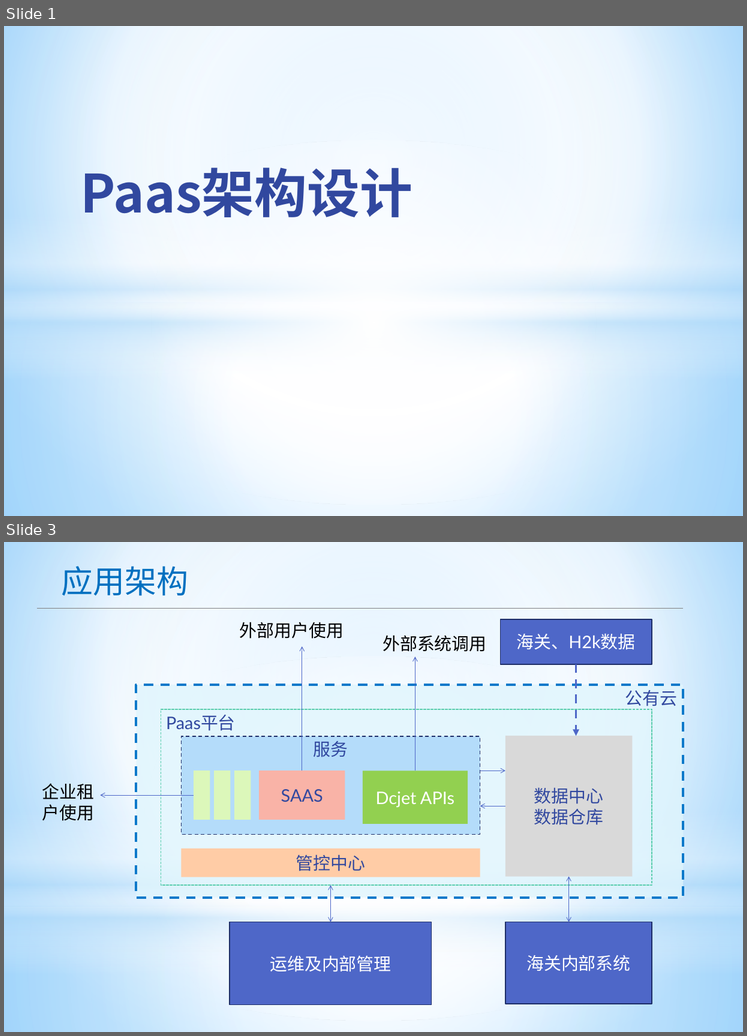
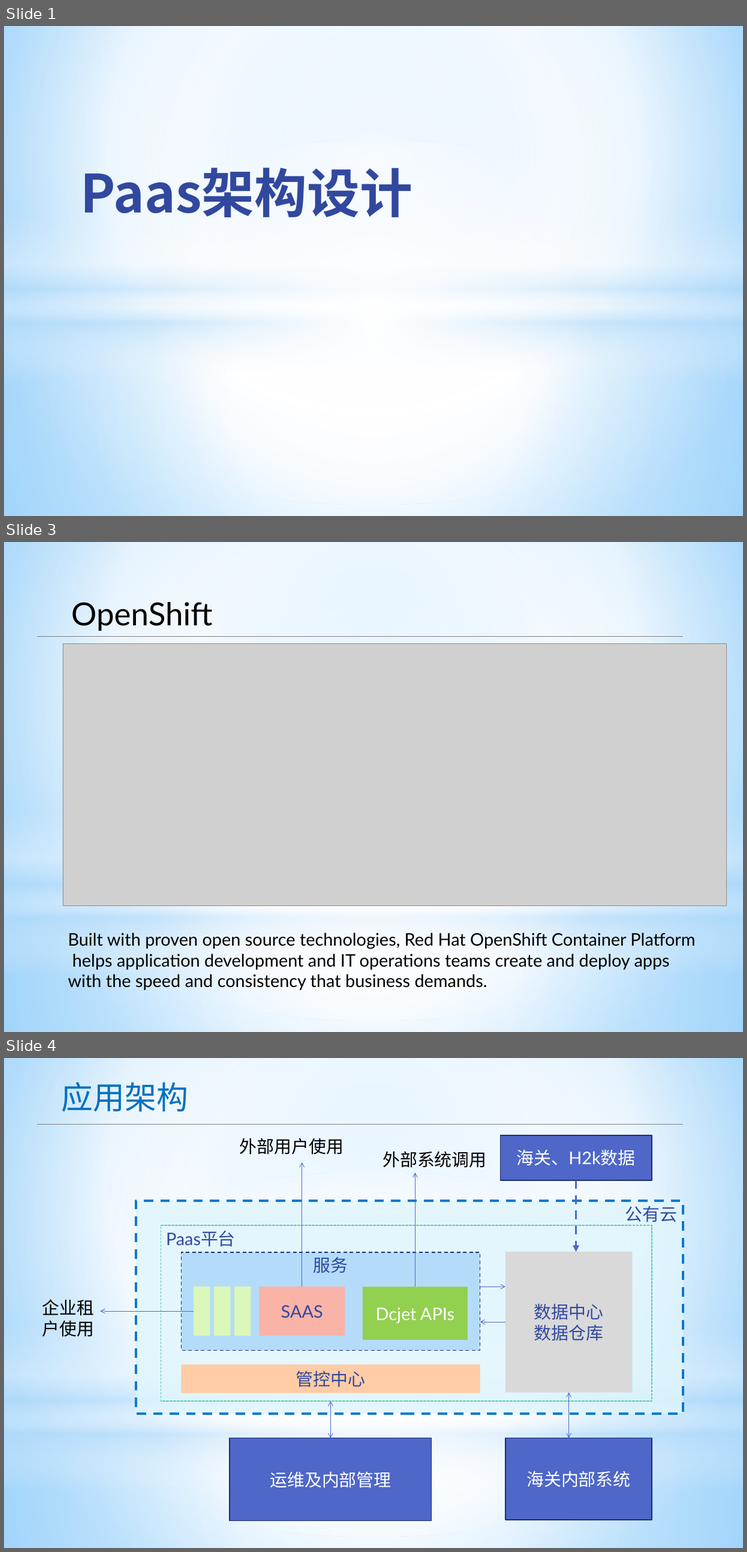
Before and after one commit to apporoad/DesignAndScheme2017, a slide deck: c云服务架构/Saas&Paas架构设计.pptx. Shown one above the other, each under a label of ours: slides 1 and 3 before the commit, slides 1, 3 and 4 after it; the slides between them are not shown. The pictures are 747x1036 and 747x1552 pixels, drawn with LibreOffice and Linux fonts; fonts in the diff are those of the drawing; grey boxes stand for pictures; background and template pictures are left out. Boxes give left, top, right and bottom in pixels: in the first picture for what was removed or moved away, otherwise in the second. Text is boxed around its words. In the diff, an @@ line names an element or a change of style, - is before the commit and + after.

```diff
--- a/c云服务架构/Saas&Paas架构设计.pptx
+++ b/c云服务架构/Saas&Paas架构设计.pptx
@@ slide 3 added at [4, 542, 743, 1032], background gradient #9ED5FF to #FFFFFF to #5BB9FF; not listed: 4 template elements that a slide beside it also shows @@
@@ text added at [71, 602, 212, 631], 44 pt, text #000000 @@
+OpenShift
@@ line added from (37, 636) to (683, 636), #808080 0.75 pt @@
@@ picture added at [63, 644, 726, 906] @@
@@ text added at [68, 933, 695, 990], 24 pt, text #000000 @@
+Built with proven open source technologies, Red Hat OpenShift Container Platform
+helps application development and IT operations teams create and deploy apps
+with the speed and consistency that business demands.
@@ what was slide 3 is now slide 4 @@
```
Also in this commit, not shown: 1 slide changed.
